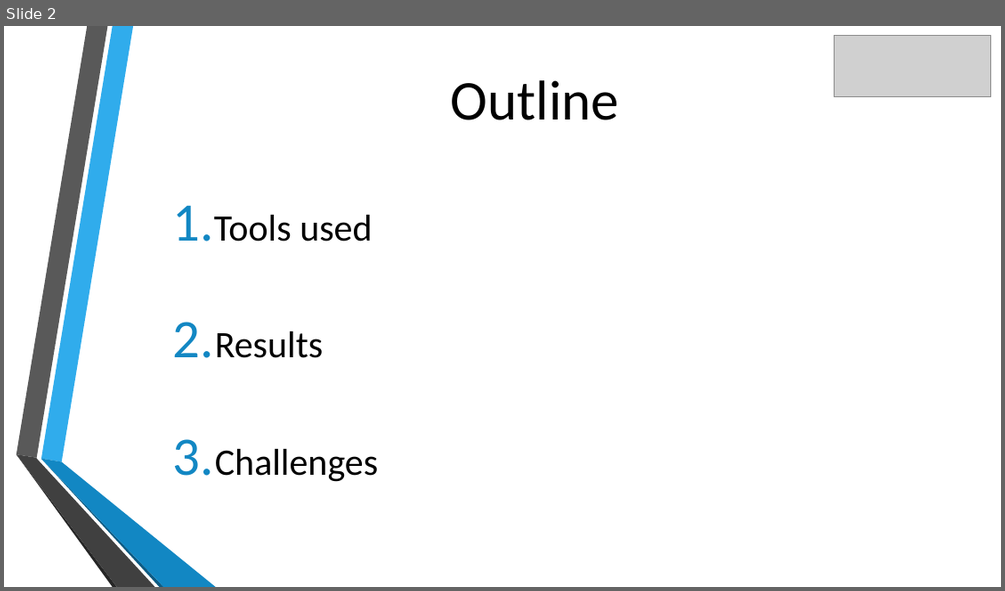
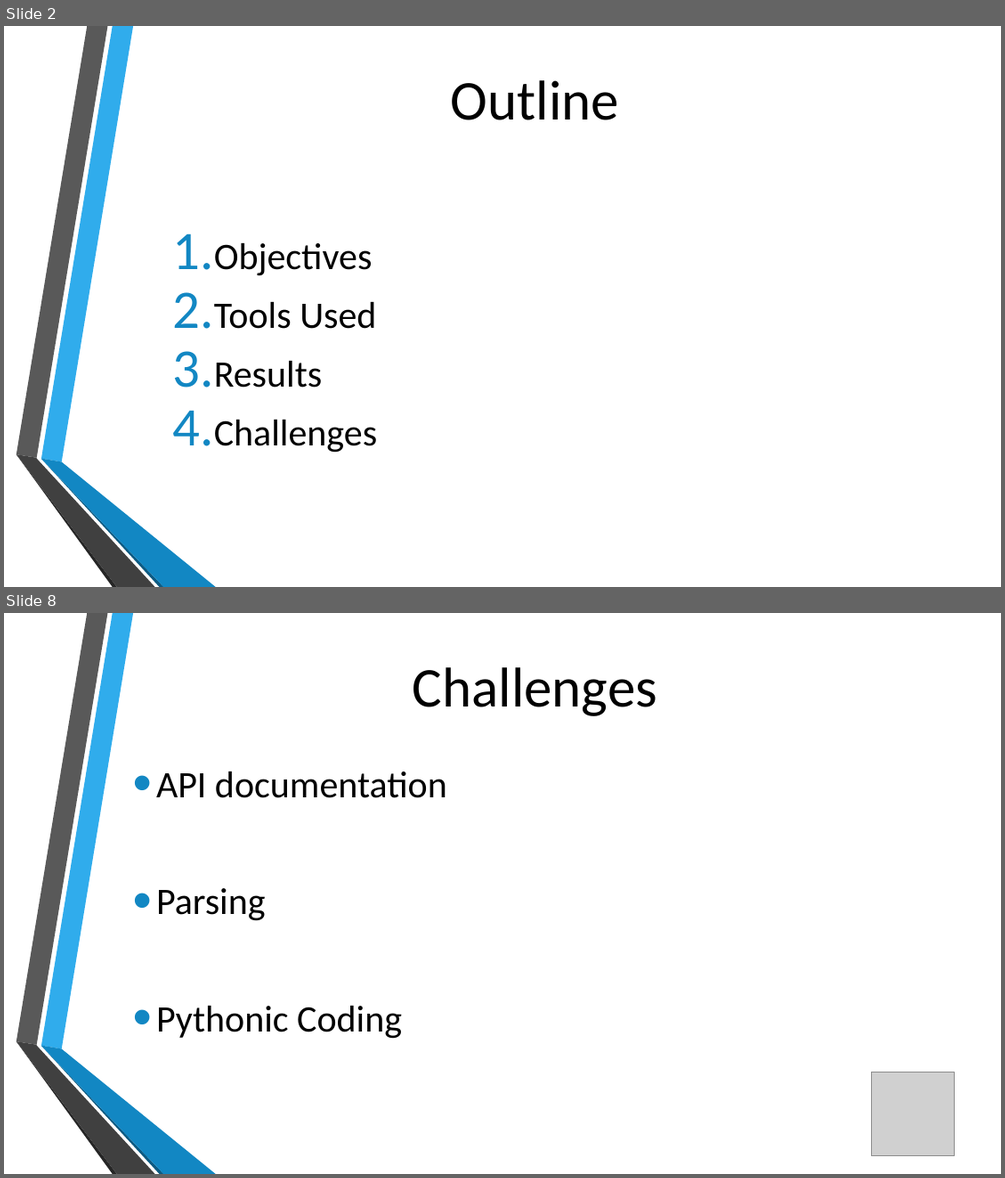
Before and after one commit to NB094/lighthouse-data-notes, a slide deck: Week_1/Day_4/Transport for London API Miniproject.pptx. Shown one above the other, each under a label of ours: slide 2 before the commit, slides 2 and 8 after it; the slides between them are not shown. The pictures are 1005x591 and 1005x1178 pixels, drawn with LibreOffice and Linux fonts; fonts in the diff are those of the drawing; grey boxes stand for pictures; background and template pictures are left out. Boxes give left, top, right and bottom in pixels: in the first picture for what was removed or moved away, otherwise in the second. Text is boxed around its words. In the diff, an @@ line names an element or a change of style, - is before the commit and + after.

```diff
--- a/Week_1/Day_4/Transport for London API Miniproject.pptx
+++ b/Week_1/Day_4/Transport for London API Miniproject.pptx
@@ slide 8 added at (x1=4, y1=613, x2=1001, y2=1174), background picture (left out); not listed: 6 template elements that a slide beside it also shows @@
@@ title added at (x1=413, y1=667, x2=657, y2=716), 54 pt, text #000000 @@
+Challenges
@@ text added at (x1=156, y1=771, x2=447, y2=1038), 36 pt, text #000000 @@
+• API documentation
+• Parsing
+• Pythonic Coding
@@ picture added at (x1=872, y1=1072, x2=955, y2=1155) @@
@@ slide 2 changed as well @@
@@ picture removed at (x1=834, y1=36, x2=991, y2=96) @@
@@ text at (x1=214, y1=243, x2=376, y2=329): text changed @@
-1. Tools used
+1. Objectives
+2. Tools Used
@@ text at (x1=214, y1=361, x2=377, y2=452): indent changed @@
```
Also in this commit, not shown: 2 other slides changed, 4 other slides added, 1 slide removed, 5 other files.
